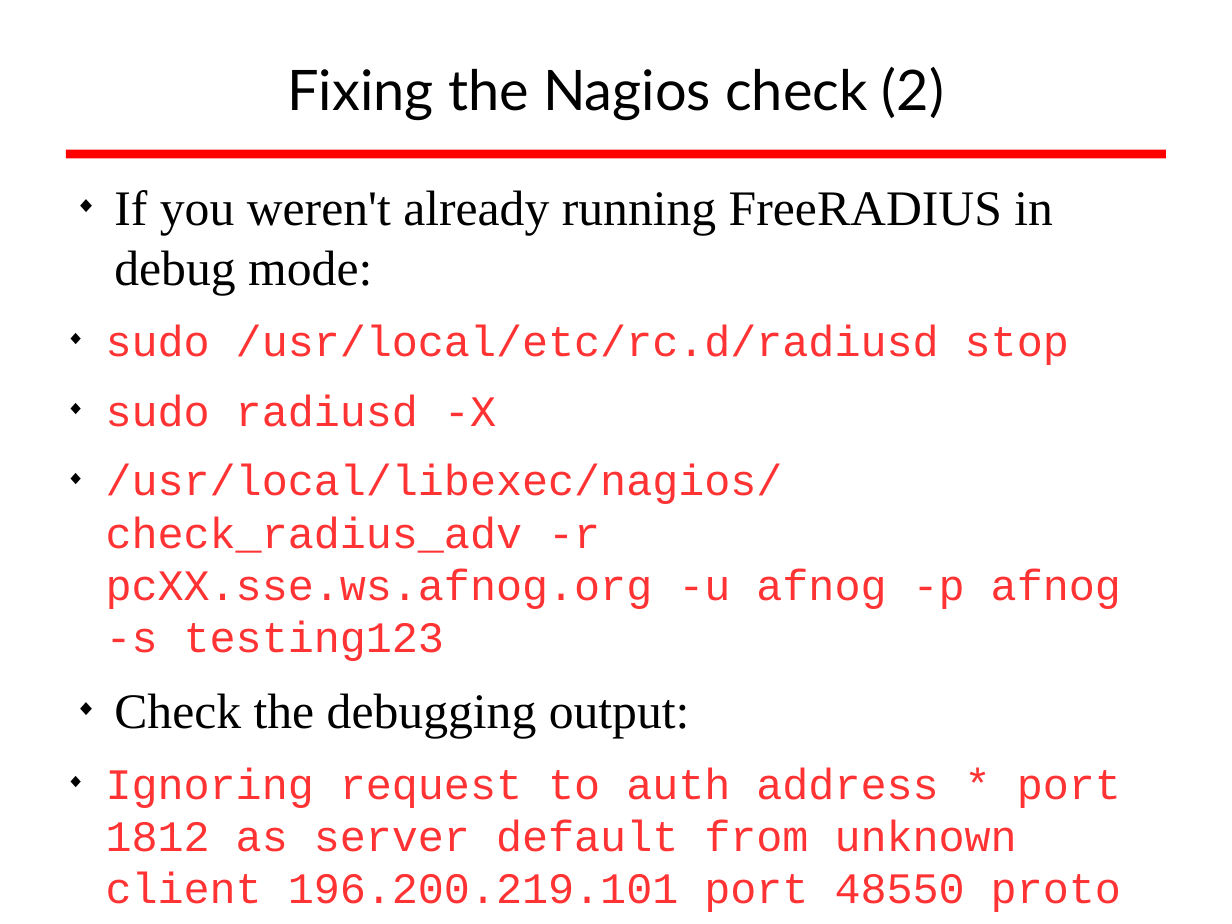
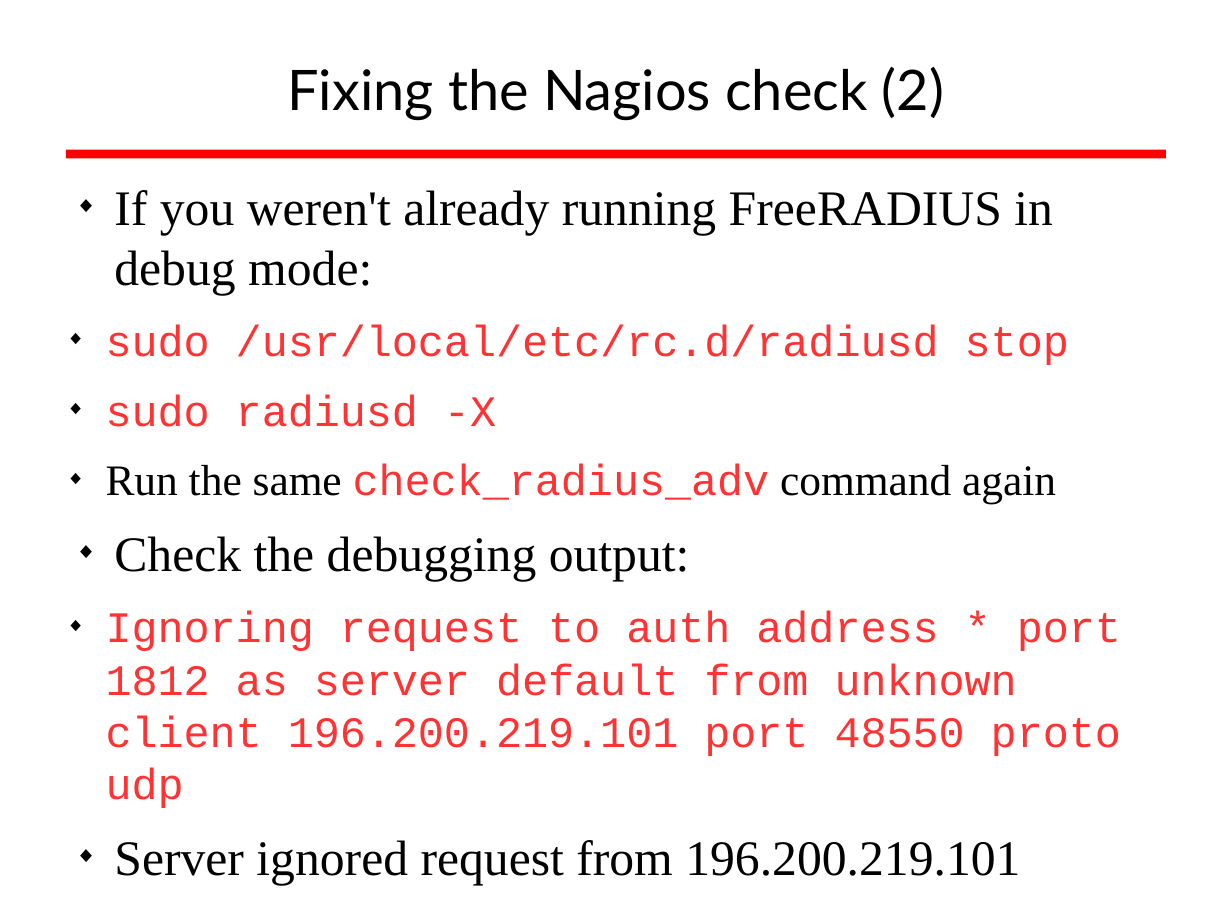
Before and after one commit to afnog/sse, a slide deck: slide 38 of radius/radius_presentation.odp. Drawn at 1232x924 pixels with LibreOffice and Linux fonts; fonts in the diff are those of the drawing; background and template pictures are left out. Boxes give left, top, right and bottom in pixels: in the first picture for what was removed or moved away, otherwise in the second. Text is boxed around its words. In the diff, an @@ line names an element or a change of style, - is before the commit and + after.

Commit message:
/ ‘radius/radius_presentation.odp’

```diff
--- a/radius/radius_presentation.odp
+++ b/radius/radius_presentation.odp
@@ text at box(106, 464, 1056, 504): text changed; font Courier New to Times New Roman; text colour #FF3333 to #000000 @@
-  ◆ /usr/local/libexec/nagios/check_radius_adv -r pcXX.sse.ws.afnog.org -u afnog -p afnog -s testing123
+  ◆ Run the same check_radius_adv command again
```
